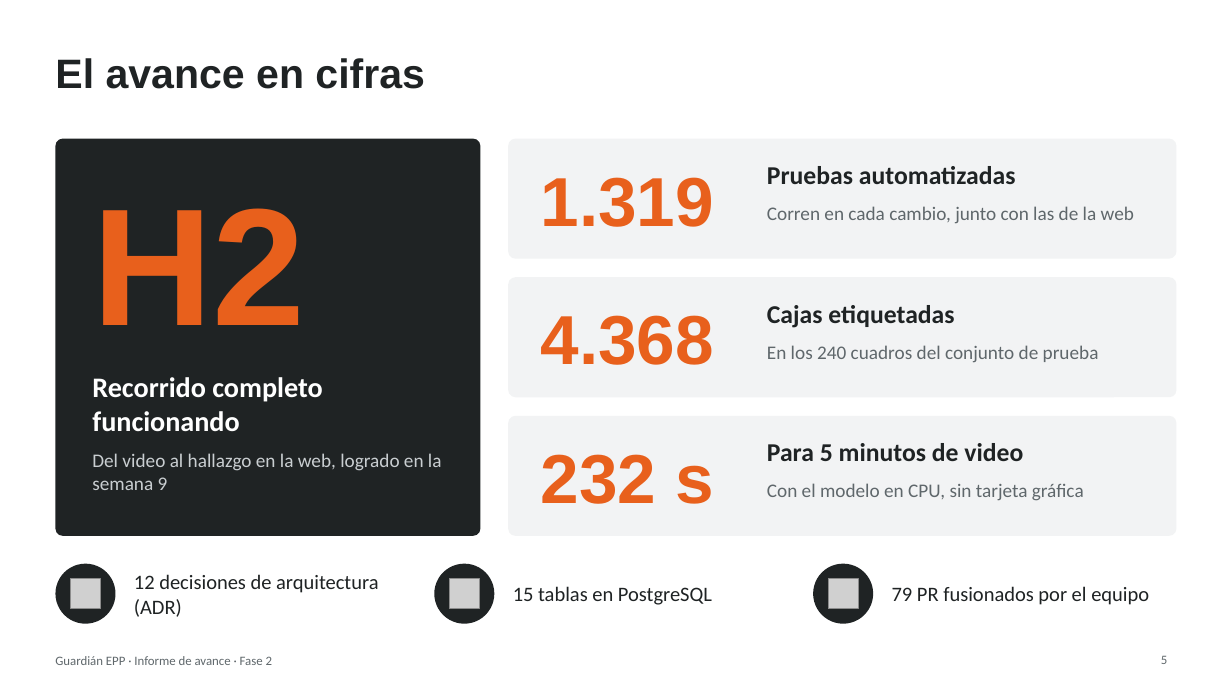
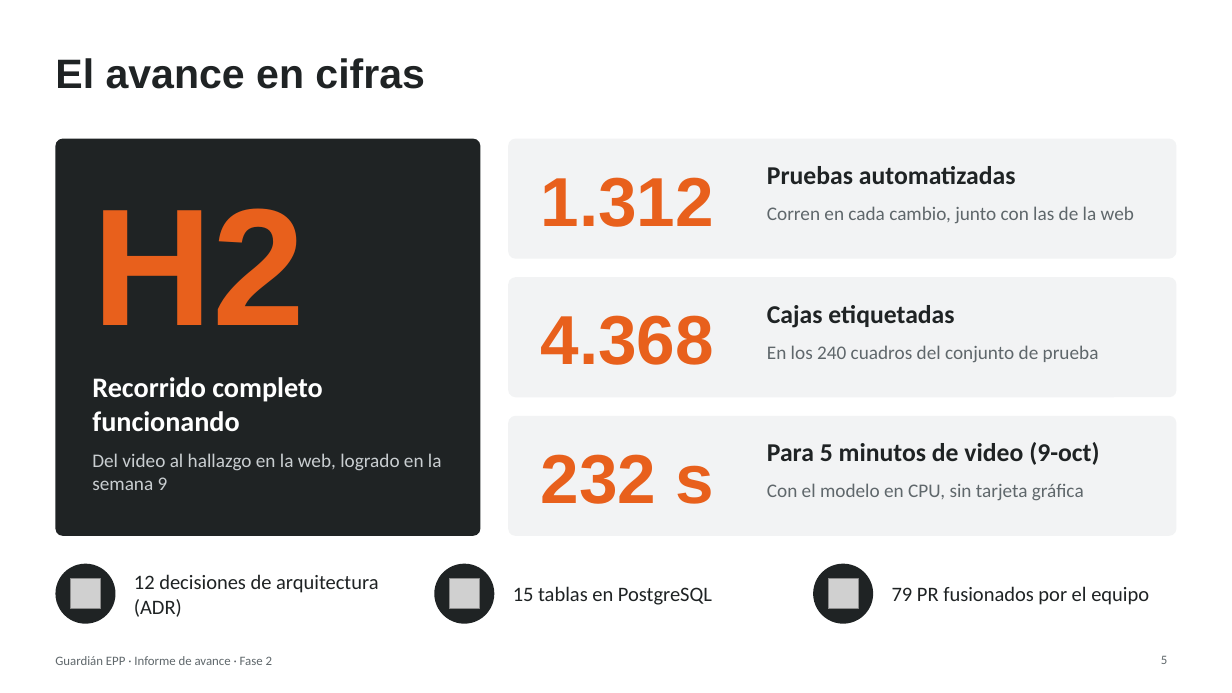
Before and after one commit to EdgarTolentino/proyecto-capstone-2026, a slide deck: slide 5 of Fase 2/Evidencias Proyecto/Presentación Proyecto.pptx. Drawn at 1232x693 pixels with LibreOffice and Linux fonts; fonts in the diff are those of the drawing; grey boxes stand for pictures; background and template pictures are left out. Boxes give left, top, right and bottom in pixels: in the first picture for what was removed or moved away, otherwise in the second. Text is boxed around its words. In the diff, an @@ line names an element or a change of style, - is before the commit and + after.

```diff
--- a/Fase 2/Evidencias Proyecto/Presentación Proyecto.pptx
+++ b/Fase 2/Evidencias Proyecto/Presentación Proyecto.pptx
@@ text at [540, 177, 713, 227]: text changed @@
-1.319
+1.312
@@ text at [767, 442, 1099, 465]: text changed @@
-Para 5 minutos de video
+Para 5 minutos de video (9-oct)
```
Also in this commit, not shown: 3 other slides changed, 31 other files.
